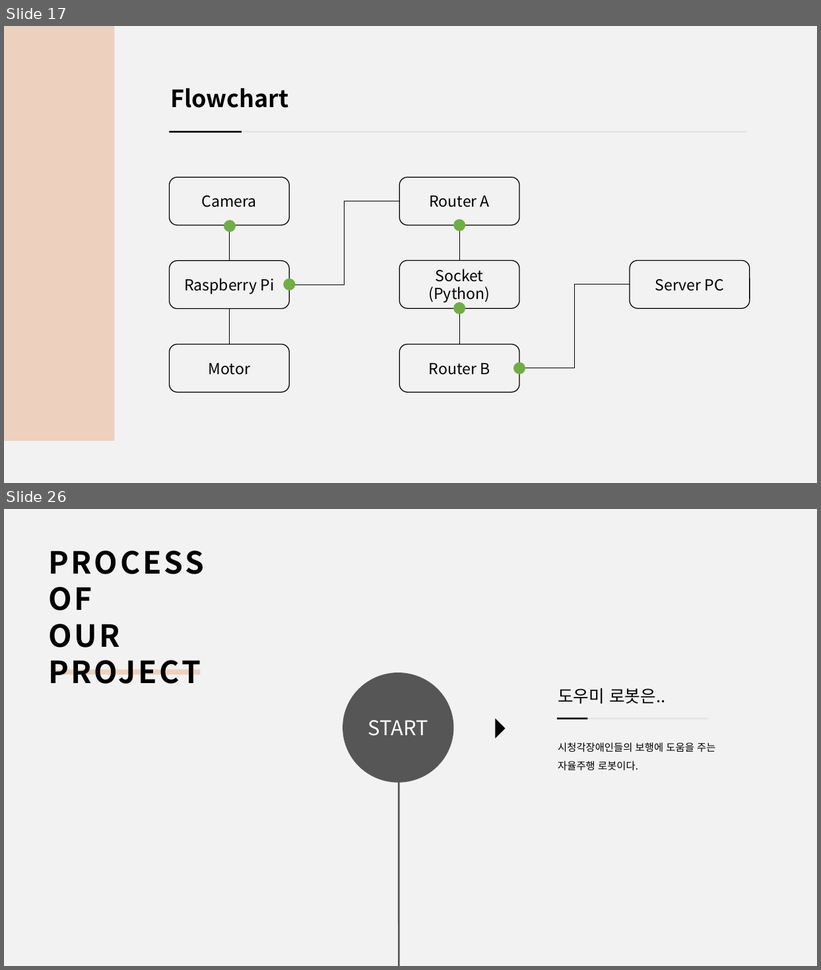
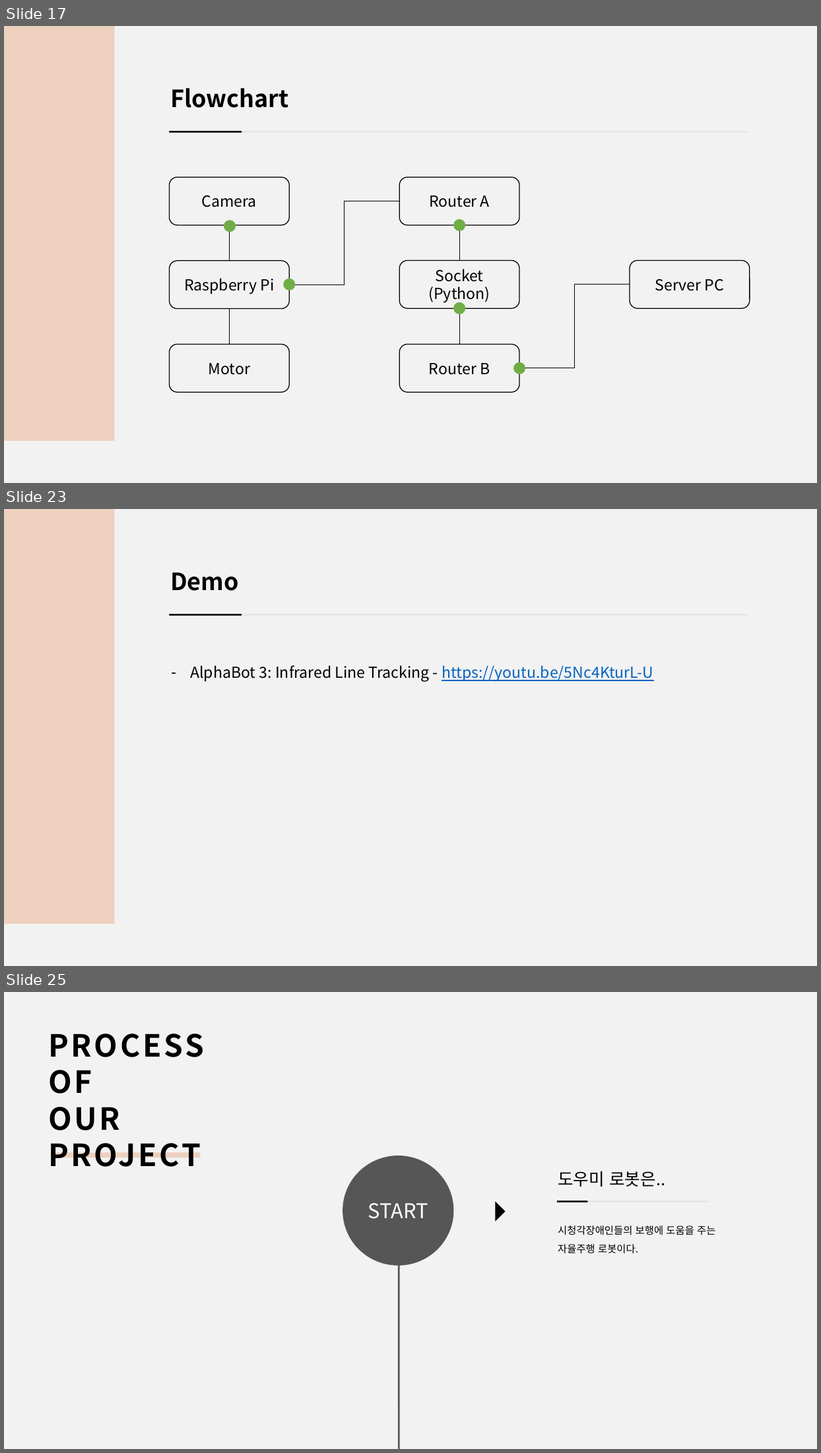
Before and after one commit to jsotouto/ICARUS, a slide deck: ICARUS 최종(일껄).pptx. Shown one above the other, each under a label of ours: slides 17 and 26 before the commit, slides 17, 23 and 25 after it; the slides between them are not shown. The pictures are 821x970 and 821x1453 pixels, drawn with LibreOffice and Linux fonts; fonts in the diff are those of the drawing. Boxes give left, top, right and bottom in pixels: in the first picture for what was removed or moved away, otherwise in the second. Text is boxed around its words. In the diff, an @@ line names an element or a change of style, - is before the commit and + after.

```diff
--- a/ICARUS 최종(일껄).pptx
+++ b/ICARUS 최종(일껄).pptx
@@ slide 23 added at (x1=4, y1=509, x2=817, y2=966), background #F2F2F2 @@
@@ rectangle added at (x1=4, y1=509, x2=114, y2=923), fill #EDD0BE @@
@@ text added at (x1=170, y1=572, x2=239, y2=591), 28 pt, text #000000, bold @@
+Demo
@@ line added from (169, 615) to (748, 615), #E5E5E5 2 pt @@
@@ line added from (169, 615) to (242, 615), #000000 2 pt @@
@@ text added at (x1=190, y1=665, x2=653, y2=682), 18 pt, text #000000 @@
+– AlphaBot 3: Infrared Line Tracking - https://youtu.be/5Nc4KturL-U
@@ what was slide 26 is now slide 25 @@
```
Also in this commit, not shown: 10 slides changed, 1 other slide added, 3 slides removed.
